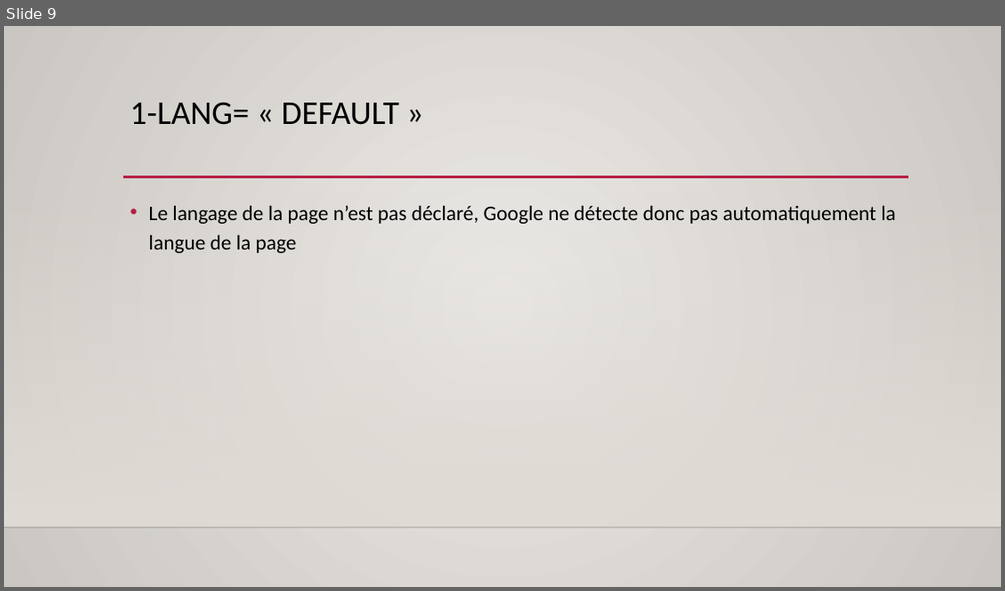
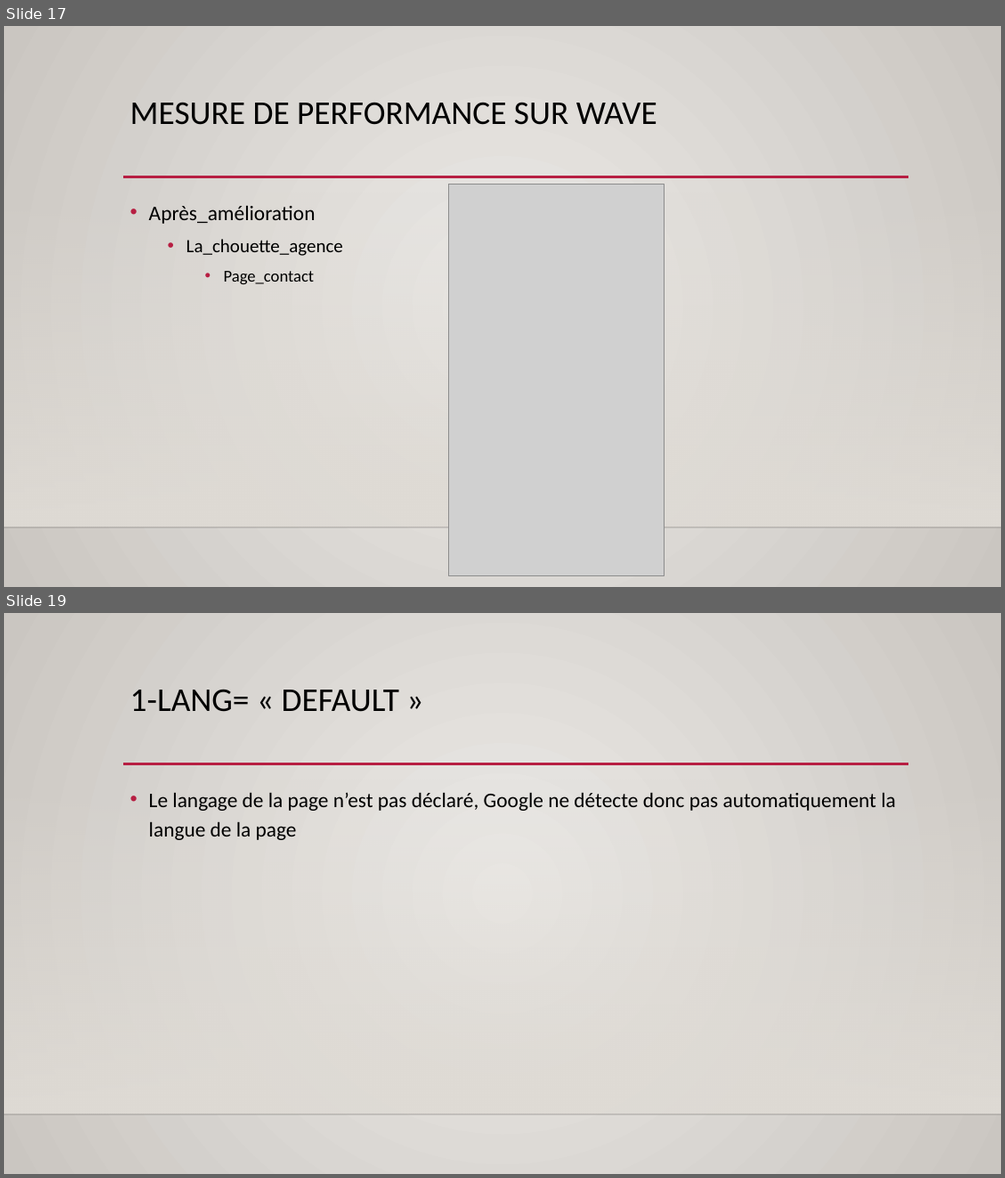
Before and after one commit to o-said/projet-4-la_chouette_agence, a slide deck: audit/Présentation du projet 4.pptx. Shown one above the other, each under a label of ours: slide 9 before the commit, slides 17 and 19 after it; the slides between them are not shown. The pictures are 1005x591 and 1005x1178 pixels, drawn with LibreOffice and Linux fonts; fonts in the diff are those of the drawing; grey boxes stand for pictures; background and template pictures are left out. Boxes give left, top, right and bottom in pixels: in the first picture for what was removed or moved away, otherwise in the second. Text is boxed around its words. In the diff, an @@ line names an element or a change of style, - is before the commit and + after.

```diff
--- a/audit/Présentation du projet 4.pptx
+++ b/audit/Présentation du projet 4.pptx
@@ slide 17 added at (4, 26, 1001, 587), background gradient #ECEAE7 to #CAC7C1; not listed: 3 template elements that a slide beside it also shows @@
@@ title added at (130, 102, 657, 125), 32 pt, text #000000 @@
+MESURE DE PERFORMANCE SUR WAVE
@@ picture added at (448, 184, 663, 576) @@
@@ text added at (149, 205, 343, 284), 20 pt, text #000000 @@
+• Après_amélioration
+  • La_chouette_agence
+    • Page_contact
@@ what was slide 9 is now slide 19 @@
```
Also in this commit, not shown: 8 slides changed, 9 other slides added, 2 other files.
